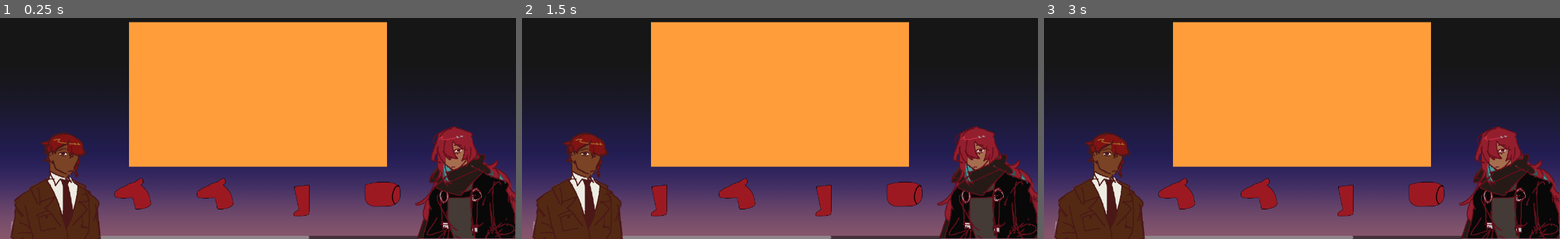
Above: before the commit, frames 1-3 (left to right).
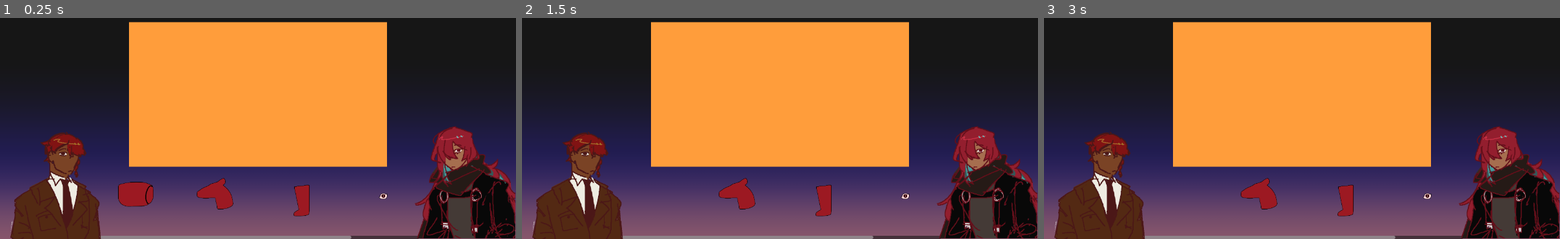
Above: after the commit, the same moments.

Repository: preser00/unbutchershop
Game: Godot game, scene res://test_scene.tscn
Two runs of this game, one before a commit and one after it. Both use one fixed random seed, a clock stepped at 60 frames per second and the inputs below.
Inputs (mouse positions are in pixels of both pictures, inside the frame that each line leads up to; where the layout moved, square brackets give the same spot in the first picture):
- Up to frame 1 (0.25 s): no input
- Up to frame 2 (1.5 s): click (661, 197) [661, 199] at 0.5 s; click (661, 199) at 1.27 s
- Up to frame 3 (3 s): click (1183, 199) at 2.02 s; tap Enter at 2.75 s; move the mouse to (1415, 79) at 2.77 s; press the mouse at (1415, 79) at 2.78 s

The runs differ from the first frame. In frame 1, 1.2% of the frame differs, in the area x 22-78%, y 72-100%; in frame 2, 1.2%; in frame 3, 1.4%.

Commit message:
fucked around with drag and drops good luck soldier

Diff:
--- /dev/null
+++ b/Draggable.gd
@@ -0,0 +1,52 @@
+extends Area2D
+
+
+
+"""
+this is the script i stole off a guy (https://youtu.be/3ThOxFZcie0?si=xEP6tvL88pP_Mx3v)
+made a version that theoretically worked for texturerect
+(freedragdrop)
+but its not working lol
+delete if u want
+
+When clicked on,
+can be moved around the screen
+"""
+
+var previous_mouse_position = Vector2()
+var is_dragging = false
+
+
+func _on_Draggable_input_event(viewport, event, shape_idx):
+
+	"""
+	Allows dragging if the user clicks inside
+	the collision shape
+	"""
+
+	if event.is_action_pressed("ui_touch"):
+		print(event)
+		get_tree().set_input_as_handled()
+		previous_mouse_position = event.position
+		is_dragging = true
+
+
+func _input(event):
+
+	"""
+	Works globally so dragging works if
+	mouse cursor is outside of Collision Shape
+	Disables dragging if the user releases click
+	"""
+
+	if not is_dragging:
+		return
+
+	if event.is_action_released("ui_touch"):
+		previous_mouse_position = Vector2()
+		is_dragging = false
+
+
+	if is_dragging and event is InputEventMouseMotion:
+		position += event.position - previous_mouse_position
+		previous_mouse_position = event.position
--- /dev/null
+++ b/freedragdrop.gd
@@ -0,0 +1,17 @@
+extends TextureRect
+
+var dragging = false
+var of = Vector2(0,0)
+
+# Called every frame. 'delta' is the elapsed time since the previous frame.
+func _process(delta):
+	if dragging:
+		position = get_global_mouse_position() - of
+
+func _on_texture_button_button_down():
+	dragging = true
+	of = get_global_mouse_position() - global_position
+
+
+func _on_texture_button_button_up():
+		dragging = false
--- /dev/null
+++ b/slotdragdrop.gd
@@ -0,0 +1,30 @@
+" this is the script for drag and drop into slots
+feel free to delete if you want
+from (https://youtu.be/uhgswVkYp0o?si=arw_DIMxX-rJUZsJ)
+"
+
+extends TextureRect
+
+
+func _get_drag_data(at_position):
+
+	var preview_texture = TextureRect.new()
+
+	preview_texture.texture = texture
+	preview_texture.expand_mode = 1
+	preview_texture.size = Vector2(180,180)
+
+	var preview = Control.new()
+	preview.add_child(preview_texture)
+
+	set_drag_preview(preview)
+	texture = null
+
+	return preview_texture.texture
+
+func _can_drop_data(_pos, data):
+	return data is Texture2D
+
+
+func _drop_data(_pos, data):
+	texture = data
--- a/test_scene.tscn
+++ b/test_scene.tscn
@@ -10,6 +10,7 @@
 [ext_resource type="Texture2D" uid="uid://c0my5v0xibqas" path="res://assets/temp assets/test meats/meat4.png" id="7_ox1vm"]
 [ext_resource type="Texture2D" uid="uid://jv6lg18waeq0" path="res://assets/temp assets/1280x720bg.png" id="9_nwdyp"]
 [ext_resource type="Texture2D" uid="uid://psqrlqny4ycm" path="res://assets/temp assets/640x360.png" id="9_yeq4o"]
+[ext_resource type="Script" path="res://freedragdrop.gd" id="10_d2o8s"]
 
 [node name="TestScene" type="Node2D"]
 
@@ -85,6 +86,23 @@
 scale = Vector2(0.5, 0.5)
 texture = ExtResource("7_65lfo")
 
+[node name="MeatBoard" type="CanvasLayer" parent="."]
+
+[node name="TextureRect" type="TextureRect" parent="MeatBoard"]
+anchors_preset = 8
+anchor_left = 0.5
+anchor_top = 0.5
+anchor_right = 0.5
+anchor_bottom = 0.5
+offset_left = -320.0
+offset_top = -180.0
+offset_right = 320.0
+offset_bottom = 180.0
+grow_horizontal = 2
+grow_vertical = 2
+texture = ExtResource("9_yeq4o")
+metadata/_edit_use_anchors_ = true
+
 [node name="MeatMenu" type="CanvasLayer" parent="."]
 
 [node name="Control" type="Control" parent="MeatMenu"]
@@ -117,55 +135,47 @@
 custom_minimum_size = Vector2(800, 200)
 layout_mode = 2
 
-[node name="TextureButton" type="TextureButton" parent="MeatMenu/Control/ScrollContainer/HBoxContainer"]
+[node name="TextureRect3" type="TextureRect" parent="MeatMenu/Control/ScrollContainer/HBoxContainer"]
+layout_mode = 2
+texture = ExtResource("3_msto8")
+expand_mode = 2
+script = ExtResource("10_d2o8s")
+
+[node name="TextureButton" type="TextureButton" parent="MeatMenu/Control/ScrollContainer/HBoxContainer/TextureRect3"]
+self_modulate = Color(1, 1, 1, 0)
 custom_minimum_size = Vector2(200, 0)
 layout_mode = 2
+anchor_right = 0.995
+anchor_bottom = 0.975
+offset_left = 2.0
+offset_top = -7.0
+offset_right = 2.99998
+offset_bottom = -2.0
 texture_normal = ExtResource("2_cp8j0")
 texture_pressed = ExtResource("5_ynm26")
 texture_hover = ExtResource("4_r3ocl")
 ignore_texture_size = true
 stretch_mode = 0
 
-[node name="TextureRect" type="TextureRect" parent="MeatMenu/Control/ScrollContainer/HBoxContainer"]
+[node name="TextureRect5" type="TextureRect" parent="MeatMenu/Control/ScrollContainer/HBoxContainer"]
 layout_mode = 2
 texture = ExtResource("2_cp8j0")
 expand_mode = 2
 
-[node name="TextureRect2" type="TextureRect" parent="MeatMenu/Control/ScrollContainer/HBoxContainer"]
+[node name="TextureRect6" type="TextureRect" parent="MeatMenu/Control/ScrollContainer/HBoxContainer"]
 layout_mode = 2
 texture = ExtResource("4_r3ocl")
 expand_mode = 2
 
-[node name="TextureRect3" type="TextureRect" parent="MeatMenu/Control/ScrollContainer/HBoxContainer"]
-layout_mode = 2
-texture = ExtResource("3_msto8")
-expand_mode = 2
-
-[node name="TextureRect4" type="TextureRect" parent="MeatMenu/Control/ScrollContainer/HBoxContainer"]
-layout_mode = 2
-texture = ExtResource("7_ox1vm")
-expand_mode = 2
-
-[node name="TextureRect5" type="TextureRect" parent="MeatMenu/Control/ScrollContainer/HBoxContainer"]
+[node name="TextureRect7" type="TextureRect" parent="MeatMenu/Control/ScrollContainer/HBoxContainer"]
 layout_mode = 2
 texture = ExtResource("5_ynm26")
 expand_mode = 2
 
-[node name="MeatBoard" type="CanvasLayer" parent="."]
-
-[node name="TextureRect" type="TextureRect" parent="MeatBoard"]
-anchors_preset = 8
-anchor_left = 0.5
-anchor_top = 0.5
-anchor_right = 0.5
-anchor_bottom = 0.5
-offset_left = -320.0
-offset_top = -180.0
-offset_right = 320.0
-offset_bottom = 180.0
-grow_horizontal = 2
-grow_vertical = 2
-texture = ExtResource("9_yeq4o")
+[node name="TextureRect8" type="TextureRect" parent="MeatMenu/Control/ScrollContainer/HBoxContainer"]
+layout_mode = 2
+texture = ExtResource("7_ox1vm")
+expand_mode = 2
 
 [node name="Background" type="CanvasLayer" parent="."]
 layer = -1
@@ -178,3 +188,6 @@
 grow_vertical = 2
 texture = ExtResource("9_nwdyp")
 metadata/_edit_lock_ = true
+
+[connection signal="button_down" from="MeatMenu/Control/ScrollContainer/HBoxContainer/TextureRect3/TextureButton" to="MeatMenu/Control/ScrollContainer/HBoxContainer/TextureRect3" method="_on_texture_button_button_down"]
+[connection signal="button_up" from="MeatMenu/Control/ScrollContainer/HBoxContainer/TextureRect3/TextureButton" to="MeatMenu/Control/ScrollContainer/HBoxContainer/TextureRect3" method="_on_texture_button_button_up"]
Not shown: 1 places in test_scene.tscn that only renumber resources
